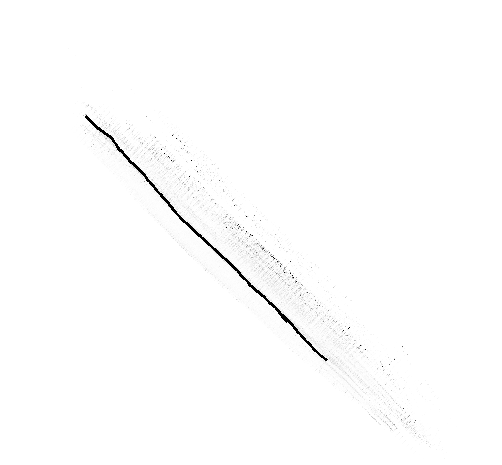
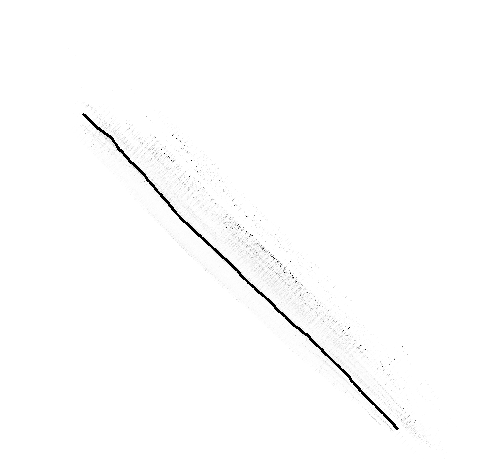
The second (502, 465) image is a revision of the first. Changes to its layers:
painted on "Layer" over [82, 113, 399, 430]
